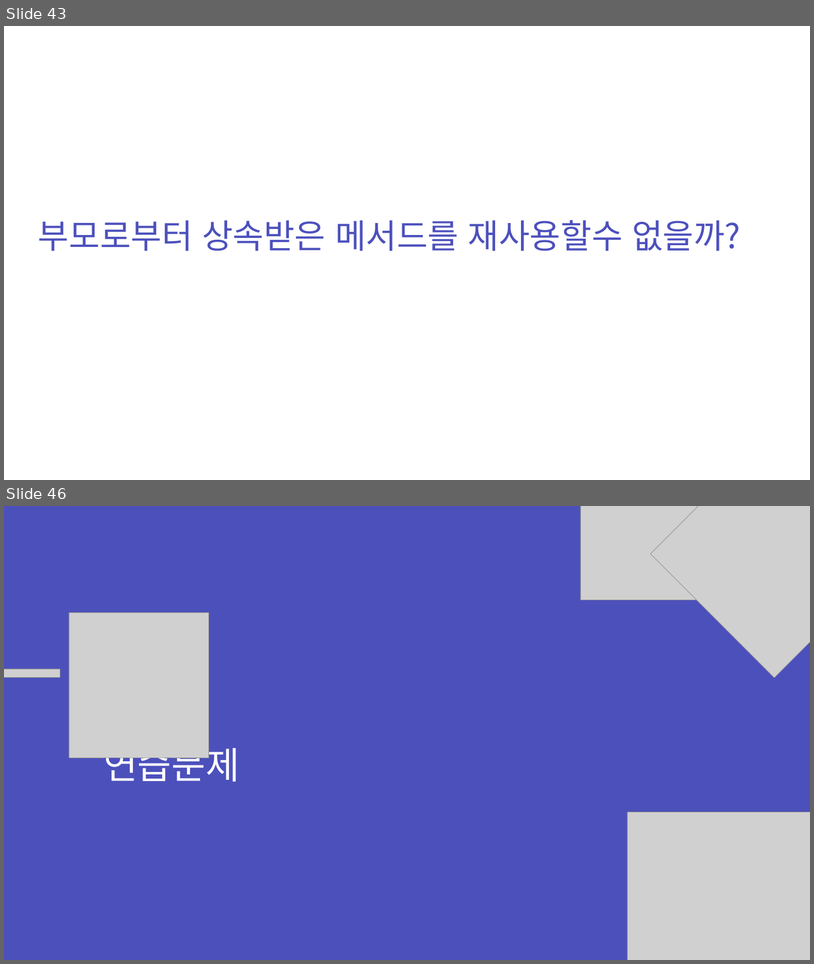
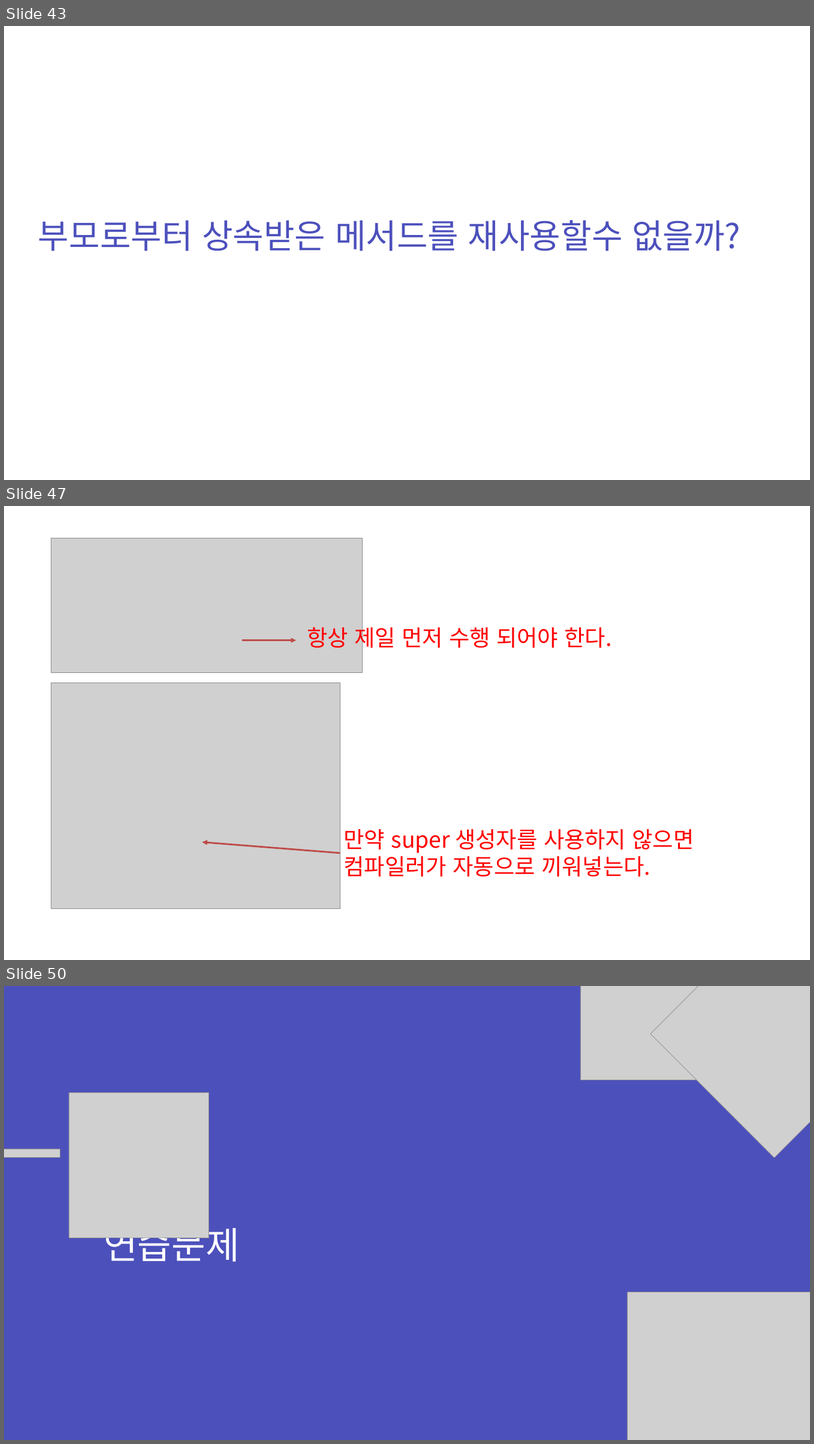
Before and after one commit to zest132/JavaLecture, a slide deck: JavaLecture/LectureFile/java 9강.pptx. Shown one above the other, each under a label of ours: slides 43 and 46 before the commit, slides 43, 47 and 50 after it; the slides between them are not shown. The pictures are 814x964 and 814x1444 pixels, drawn with LibreOffice and Linux fonts; fonts in the diff are those of the drawing; grey boxes stand for pictures. Boxes give left, top, right and bottom in pixels: in the first picture for what was removed or moved away, otherwise in the second. Text is boxed around its words. In the diff, an @@ line names an element or a change of style, - is before the commit and + after.

```diff
--- a/JavaLecture/LectureFile/java 9강.pptx
+++ b/JavaLecture/LectureFile/java 9강.pptx
@@ slide 47 added at [4, 506, 810, 960], background #FFFFFF @@
@@ picture added at [51, 538, 363, 672] @@
@@ text added at [307, 624, 612, 652], 40 pt, text #FF0000 @@
+항상 제일 먼저 수행 되어야 한다.
@@ arrow added from (242, 640) to (296, 640), #BF4C48 3 pt @@
@@ picture added at [51, 682, 340, 909] @@
@@ text added at [344, 829, 695, 876], 40 pt, text #FF0000 @@
+만약 super 생성자를 사용하지 않으면 컴파일러가 자동으로 끼워넣는다.
@@ arrow added from (340, 853) to (203, 842), #BF4C48 3 pt @@
@@ what was slide 46 is now slide 50 @@
```
Also in this commit, not shown: 2 slides changed, 7 other slides added, 4 slides removed, 3 other files.
